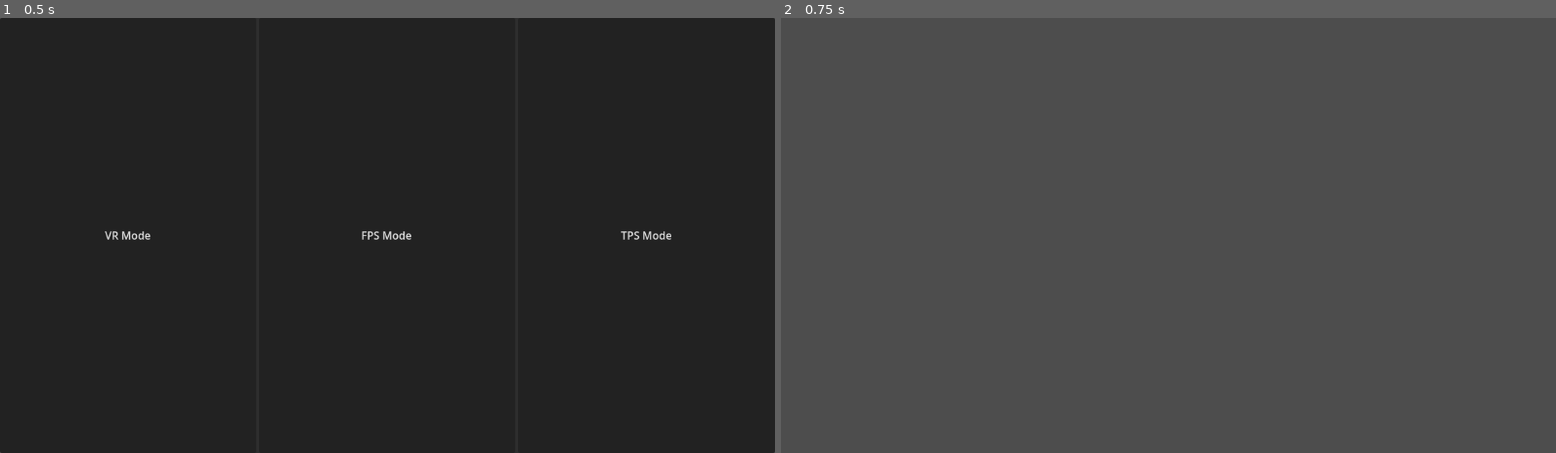
Above: before the commit, frames 1-2 (left to right).
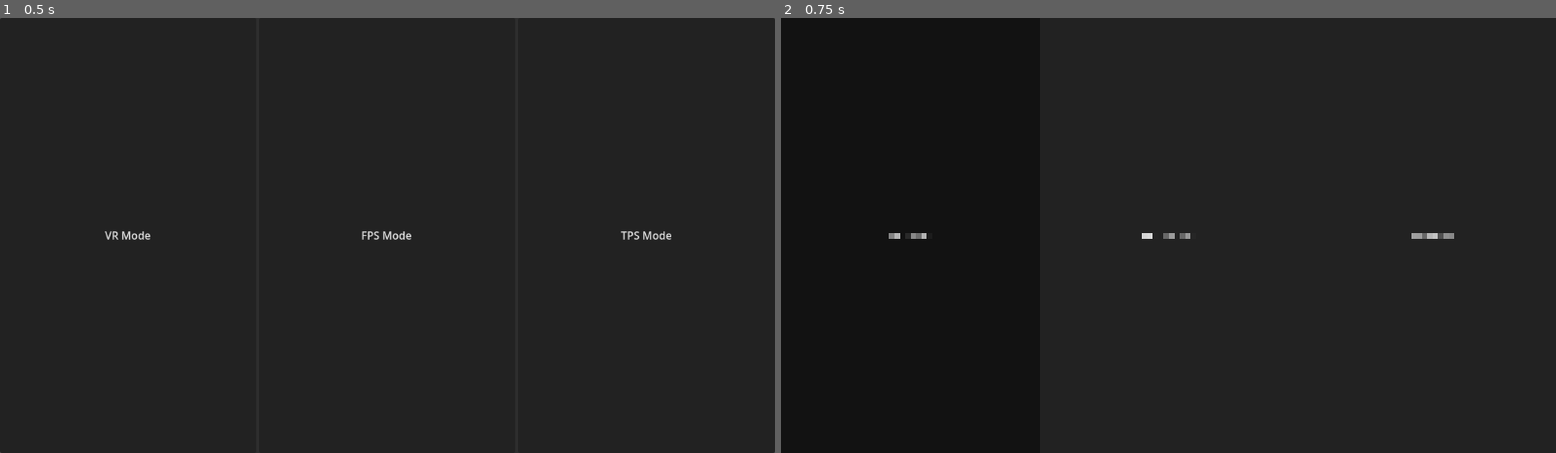
Above: after the commit, the same moments.

Repository: alexradu95/GDPlayground
Game: Godot game, scene res://scenes/main.tscn
The game is run twice, just before and just after one commit, with the same random seed, the same clock (stepped at 60 frames per second) and the same inputs. Before the commit the project starts from res://scenes/Main/main.tscn.
Inputs:
- Up to frame 1 (0.5 s): no input
- Up to frame 2 (0.75 s): click "VR Mode" at 0.5 s

Frame 1 is identical in both runs. In frame 2, 100% of the frame differs, in the area x 0-100%, y 0-100%.
Error before the commit: Attempt to call function 'instantiate' in base 'null instance' on a null instance. (res://modules/player_controller/PlayerController.gd:51)

Commit message:
Working OpenXR controller

Diff:
--- a/modules/player_controller/BaseLevel.gd
+++ /dev/null
@@ -1,136 +0,0 @@
-extends Node3D
-
-@export var autodetect_mode : bool
-@export var show_debugger : bool
-
-## User setting for WebXR primary
-@export_enum(WebXRPrimary) var webxr_primary : int = WebXRPrimary.AUTO: set = set_webxr_primary
-
-## Records the first input to generate input (thumbstick or trackpad).
-var webxr_auto_primary := 0
-
-## Emitted when the WebXR primary is changed (either by the user or auto detected).
-signal webxr_primary_changed (value)
-
-enum WebXRPrimary {
-	AUTO,
-	THUMBSTICK,
-	TRACKPAD,
-}
-
-const WebXRPrimaryName := {
-	WebXRPrimary.AUTO: "auto",
-	WebXRPrimary.THUMBSTICK: "thumbstick",
-	WebXRPrimary.TRACKPAD: "trackpad",
-}
-
-func _init():
-	print("init")
-
-func _ready() :
-	pass
-
-func _on_launch_xr() -> void:
-
-
-	var openxr_interface: XRInterface = XRServer.find_interface("OpenXR")
-	var webxr_interface: XRInterface = XRServer.find_interface("WebXR")
-
-	if webxr_interface:
-		instantiate_webxr(webxr_interface)
-
-	if openxr_interface and openxr_interface.is_initialized():
-		get_viewport().use_xr = true
-
-
-	var xrController = PlayerControlManager._instantiate_xr_controller()
-	add_child(xrController)
-
-func instantiate_webxr(webxr_interface) -> void:
-	XRServer.tracker_added.connect(self._on_webxr_tracker_added)
-	webxr_interface.session_supported.connect(self._on_webxr_session_supported)
-	webxr_interface.session_started.connect(self._on_webxr_session_started)
-	webxr_interface.session_ended.connect(self._on_webxr_session_ended)
-	webxr_interface.session_failed.connect(self._on_webxr_session_failed)
-	webxr_interface.is_session_supported("immersive-vr")
-
-	webxr_interface.session_mode = 'immersive-vr'
-	webxr_interface.requested_reference_space_types = 'bounded-floor, local-floor, local'
-	webxr_interface.required_features = 'local-floor'
-	webxr_interface.optional_features = 'bounded-floor'
-
-	if not webxr_interface.initialize():
-		OS.alert("Failed to initialize WebXR")
-
-
-## Set the WebXR primary
-func set_webxr_primary(new_value : int) -> void:
-	webxr_primary = new_value
-	if webxr_primary == WebXRPrimary.AUTO:
-		if webxr_auto_primary == 0:
-			# Don't emit the signal yet, wait until we detect which to use.
-			pass
-		else:
-			webxr_primary_changed.emit(webxr_auto_primary)
-	else:
-		webxr_primary_changed.emit(webxr_primary)
-
-## Gets the WebXR primary (taking into account auto detection).
-func get_real_webxr_primary() -> int:
-	if webxr_primary == WebXRPrimary.AUTO:
-		return webxr_auto_primary
-	return webxr_primary
-
-## Used to connect to tracker events when using WebXR.
-func _on_webxr_tracker_added(tracker_name: StringName, type: int) -> void:
-	if tracker_name == &"left_hand" or tracker_name == &"right_hand":
-		var tracker := XRServer.get_tracker(tracker_name)
-		tracker.input_axis_changed.connect(self._on_webxr_axis_changed)
-
-## Used to auto detect which "primary" input gets used first.
-func _on_webxr_axis_changed(name: String, vector: Vector2) -> void:
-	if webxr_auto_primary == 0:
-		if name == "thumbstick":
-			webxr_auto_primary = WebXRPrimary.THUMBSTICK
-		elif name == "trackpad":
-			webxr_auto_primary = WebXRPrimary.TRACKPAD
-
-		if webxr_auto_primary != 0:
-			# Let the developer know which one is chosen.
-			webxr_primary_changed.emit(webxr_auto_primary)
-
-func _on_webxr_session_supported(session_mode: String, supported: bool) -> void:
-	if session_mode == "immersive-vr":
-		if supported:
-			visible = true
-		else:
-			OS.alert("Your web browser doesn't support VR. Sorry!")
-
-func _on_webxr_session_started() -> void:
-	visible = false
-	get_viewport().use_xr = true
-
-
-func _on_webxr_session_ended() -> void:
-	visible = true
-	get_viewport().use_xr = false
-
-
-func _on_webxr_session_failed(message: String) -> void:
-	OS.alert("Unable to enter VR: " + message)
-	visible = true
-
-
-func _on_launch_fps() -> void:
-	var fpsController = PlayerControlManager._instantiate_fps_controller()
-	add_child(fpsController)
-
-func _on_launch_tps() -> void:
-	# Add the ThirdPersonController to scene
-	var tpsController = PlayerControlManager._instantiate_tps_controller()
-	add_child(tpsController)
-
-func _launch_debugger():
-	var debuggerResource : Resource = load("res://UI/Debugger/Debugger.tscn")
-	var debuggerInstance : Control = debuggerResource.instantiate()
-	add_child(debuggerInstance)
--- a/modules/player_controller/control_manager/control_manager.gd
+++ b/modules/player_controller/control_manager/control_manager.gd
@@ -12,6 +12,8 @@
 # Launch the XR scene
 func launch_xr_button_pressed():
 	self.launch_xr.emit(availableXRMode)
+	var vp : Viewport = get_viewport()
+	vp.use_xr = true
 	hide()
 
 # Launch the Flat Scene
--- a/modules/player_controller/xr_first_person/xr_origin_3d.gd
+++ b/modules/player_controller/xr_first_person/xr_origin_3d.gd
@@ -1,14 +1,9 @@
 extends XROrigin3D
 
-
-const SPEED = 5.0
-const JUMP_VELOCITY = 4.5
-
-@onready var playerbody_node = get_parent()
+@onready var player_node = get_parent()
 @onready var origin_node = self
 @onready var camera_node = $XRCamera3D
 @onready var head_position_node = $XRCamera3D/HeadPosition
-@onready var blackout_node = $XRCamera3D/BlackOut
 
 @export var eye_offset = 0.1:
 	set(new_value):
@@ -16,17 +11,16 @@
 		if is_inside_tree():
 			_update_head_position()
 
+
 func _update_head_position():
 	head_position_node.transform.origin.z = eye_offset
-	if Engine.is_editor_hint():
-		camera_node.transform.origin.z = -eye_offset
 
 func _ready():
 	_update_head_position()
 
 func _process_on_physical_movement(delta) -> bool:
-	# Remember the player body original velocity
-	var org_velocity = playerbody_node.velocity
+	# Remember our velocity we're not applying that on physical movement
+	var org_velocity = player_node.velocity
 
 	# Start by rotating the player to face the same way our real player is
 	var camera_basis : Basis = origin_node.transform.basis * camera_node.transform.basis
@@ -34,44 +28,30 @@
 	var angle : float = forward.angle_to(Vector2(0.0, 1.0))
 	# print(angle)
 
-	playerbody_node.transform.basis = playerbody_node.transform.basis.rotated(Vector3.UP, angle)
+	player_node.transform.basis = player_node.transform.basis.rotated(Vector3.UP, angle)
 	origin_node.transform = Transform3D().rotated(Vector3.UP, -angle) * origin_node.transform
 
 	# Now apply movement, first move our player body to the right location
-	var org_player_body : Vector3 = playerbody_node.global_transform.origin
+	var org_player_body : Vector3 = player_node.global_transform.origin
 	var player_body_location : Vector3 = origin_node.transform * camera_node.transform * head_position_node.transform.origin
 	player_body_location.y = 0.0
-	player_body_location = global_transform * player_body_location
+	player_body_location = player_node.global_transform * player_body_location
 
-	playerbody_node.velocity = (player_body_location - org_player_body) / delta
-	playerbody_node.move_and_slide()
+	player_node.velocity = (player_body_location - org_player_body) / delta
+	get_parent().move_and_slide()
 
 	# Now move our XROrigin back
-	var delta_movement = org_player_body - global_transform.origin
+	var delta_movement = org_player_body - player_node.global_transform.origin
 	delta_movement.y = 0.0
 	origin_node.global_transform.origin += delta_movement
 
 	# Return our value
-	playerbody_node.velocity = org_velocity
+	player_node.velocity = org_velocity
 
 	# Adjust our fade
 	var distance : float = (player_body_location - org_player_body).length()
 	var colliding = distance > 0.01
-	if colliding:
-		var material : ShaderMaterial = blackout_node.get_surface_override_material(0)
-		if material:
-			var fade : float = clamp(distance * 10.0, 0.0, 1.0)
-
-			material.set_shader_parameter("fade", fade)
-		blackout_node.visible = true
-	else:
-		blackout_node.visible = false
-
 	return colliding
 
 func _physics_process(delta):
-	# Don't do this in editor
-	if Engine.is_editor_hint():
-		return
-
-	var colliding = _process_on_physical_movement(delta)
+	_process_on_physical_movement(delta)
--- a/modules/player_controller/xr_first_person/xr_origin_3d.tscn
+++ b/modules/player_controller/xr_first_person/xr_origin_3d.tscn
@@ -1,30 +1,15 @@
-[gd_scene load_steps=5 format=3 uid="uid://cge0fq8mxwba7"]
+[gd_scene load_steps=2 format=3 uid="uid://cge0fq8mxwba7"]
 
-[ext_resource type="Shader" path="res://PlayerBody/blackout.gdshader" id="1_8ktss"]
 [ext_resource type="Script" path="res://modules/player_controller/xr_first_person/xr_origin_3d.gd" id="1_njwcb"]
-
-[sub_resource type="QuadMesh" id="QuadMesh_ns80u"]
-size = Vector2(2, 2)
-
-[sub_resource type="ShaderMaterial" id="ShaderMaterial_lhn3a"]
-render_priority = 99
-shader = ExtResource("1_8ktss")
 
 [node name="XROrigin3D" type="XROrigin3D"]
 script = ExtResource("1_njwcb")
 
 [node name="XRCamera3D" type="XRCamera3D" parent="."]
 transform = Transform3D(1, 0, 0, 0, 1, 0, 0, 0, 1, 0, 1.6, -0.1)
-cull_mask = 1047551
 
 [node name="HeadPosition" type="Node3D" parent="XRCamera3D"]
 transform = Transform3D(1, 0, 0, 0, 1, 0, 0, 0, 1, 0, -0.05, 0.1)
-
-[node name="BlackOut" type="MeshInstance3D" parent="XRCamera3D"]
-transform = Transform3D(1, 0, 0, 0, 1, 0, 0, 0, 1, 0, 0, -1.54542)
-layers = 512
-mesh = SubResource("QuadMesh_ns80u")
-surface_material_override/0 = SubResource("ShaderMaterial_lhn3a")
 
 [node name="LeftHand" type="XRController3D" parent="."]
 transform = Transform3D(1, 0, 0, 0, 1, 0, 0, 0, 1, -0.5, 1, -0.5)
--- a/project.godot
+++ b/project.godot
@@ -11,7 +11,7 @@
 [application]
 
 config/name="Laboratory4"
-run/main_scene="res://scenes/main/main.tscn"
+run/main_scene="res://scenes/main.tscn"
 config/features=PackedStringArray("4.0", "Mobile")
 config/icon="res://icon.svg"
 
Not shown, changed: Assets/3D/mannequiny/mannequiny-0.3.0.glb.import
Not shown: 1 places in scenes/main.tscn that only renumber resources
